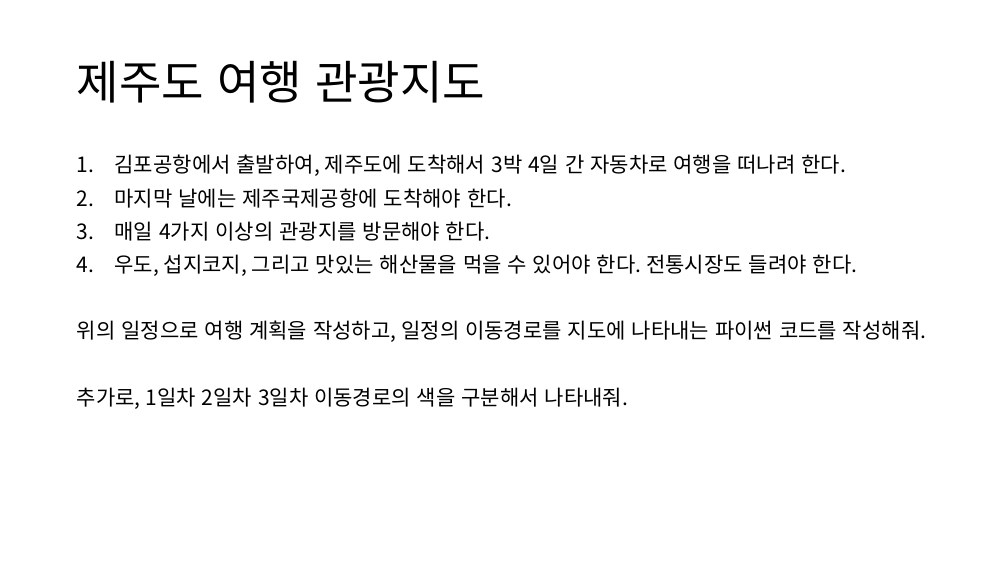
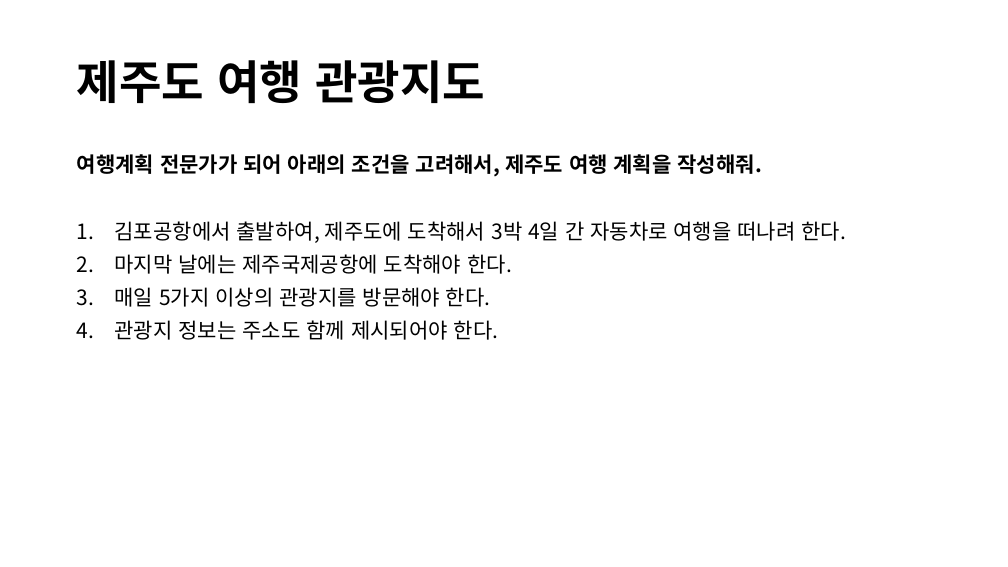
Before and after one commit to lolsaless/Python, a slide deck: slide 5 of 프롬프트 시연.pptx. Drawn at 1008x567 pixels with LibreOffice and Linux fonts; fonts in the diff are those of the drawing. Boxes give left, top, right and bottom in pixels: in the first picture for what was removed or moved away, otherwise in the second. Text is boxed around its words. In the diff, an @@ line names an element or a change of style, - is before the commit and + after.

```diff
--- a/프롬프트 시연.pptx
+++ b/프롬프트 시연.pptx
@@ title "제주도 여행 관광지도" at (77, 60, 485, 103): bold on @@
@@ text at (77, 154, 762, 176): paragraph added @@
+여행계획 전문가가 되어 아래의 조건을 고려해서, 제주도 여행 계획을 작성해줘.
@@ text at (115, 287, 499, 340): text changed @@
-3. 매일 4가지 이상의 관광지를 방문해야 한다.
-4. 우도, 섭지코지, 그리고 맛있는 해산물을 먹을 수 있어야 한다. 전통시장도 들려야 한다.
-위의 일정으로 여행 계획을 작성하고, 일정의 이동경로를 지도에 나타내는 파이썬 코드를 작성해줘.
-추가로, 1일차 2일차 3일차 이동경로의 색을 구분해서 나타내줘.
+3. 매일 5가지 이상의 관광지를 방문해야 한다.
+4. 관광지 정보는 주소도 함께 제시되어야 한다.
```
Also in this commit, not shown: 12 other slides changed, 1 slide added, 2 slides removed.
